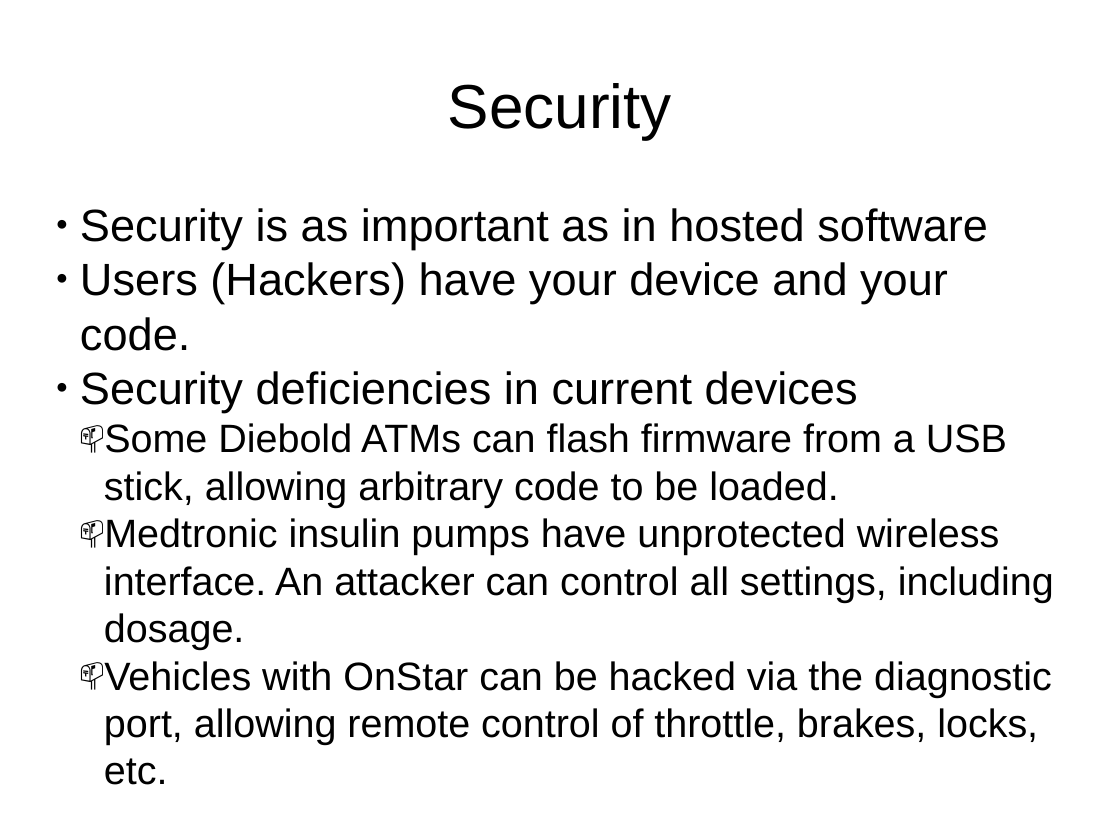
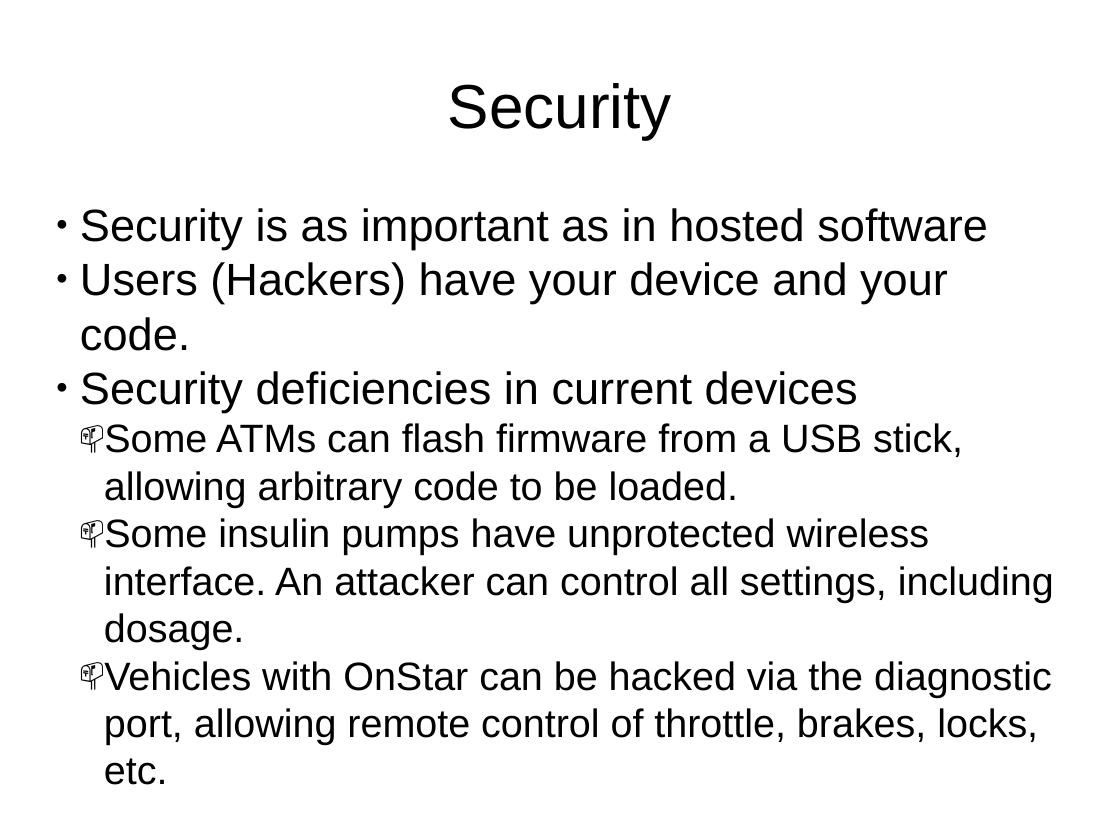
Before and after one commit to mvphelps/Presentations, a slide deck: slide 27 of IADNUG 20150604 Internet of Things NetMF/IoT.pptx. Drawn at 1120x840 pixels with LibreOffice and Linux fonts; fonts in the diff are those of the drawing. Boxes give left, top, right and bottom in pixels: in the first picture for what was removed or moved away, otherwise in the second. Text is boxed around its words. In the diff, an @@ line names an element or a change of style, - is before the commit and + after.

```diff
--- a/IADNUG 20150604 Internet of Things NetMF/IoT.pptx
+++ b/IADNUG 20150604 Internet of Things NetMF/IoT.pptx
@@ text at [104, 423, 1054, 650]: text changed @@
-  📫 Some Diebold ATMs can flash firmware from a USB stick, allowing arbitrary code to be loaded.
-  📫 Medtronic insulin pumps have unprotected wireless interface. An attacker can control all settings, including dosage.
+  📫 Some ATMs can flash firmware from a USB stick, allowing arbitrary code to be loaded.
+  📫 Some insulin pumps have unprotected wireless interface. An attacker can control all settings, including dosage.
```
Also in this commit, not shown: 1 other slide changed, 3 other files.
